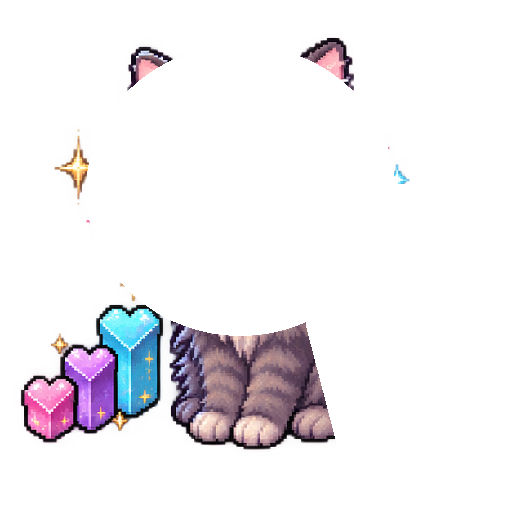
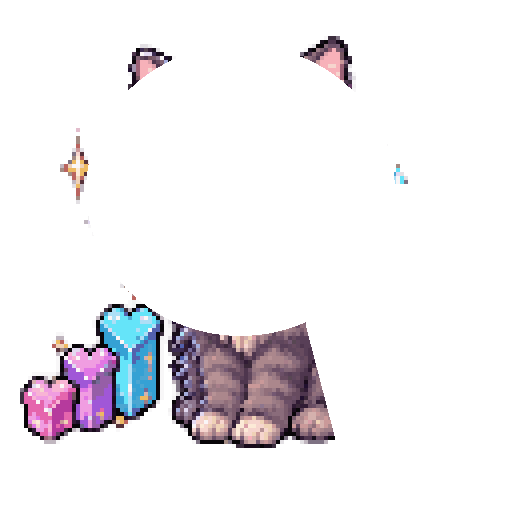
The second 512px x 512px image is a revision of the first. Changes to its layers:
painted on "head" over [86, 51, 395, 336]
painted on "tail" over [306, 328, 336, 446]
